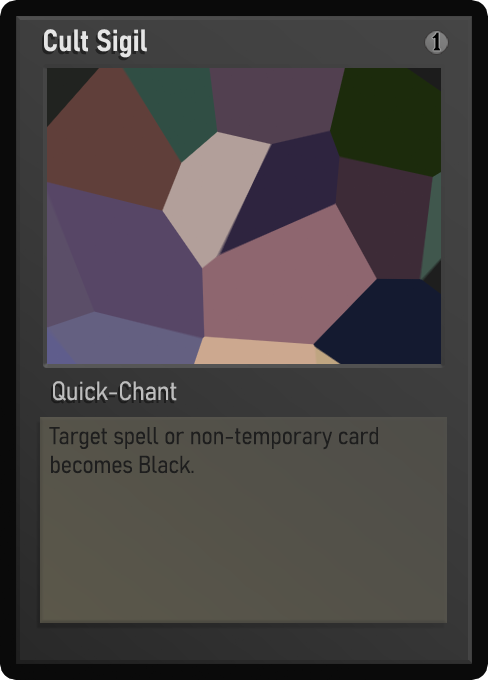
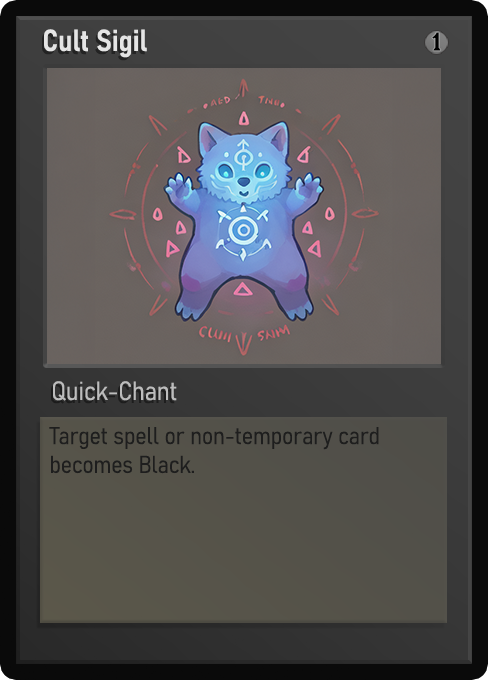
Revision of a layered 488 × 680 image; what changed, layer by layer:
painted on "Name" over left=44, top=29, right=131, bottom=57
painted on "Class" over left=55, top=383, right=156, bottom=401
painted on "Desc_norm" over left=56, top=427, right=379, bottom=474
painted on "Artwork" over left=47, top=68, right=441, bottom=364
